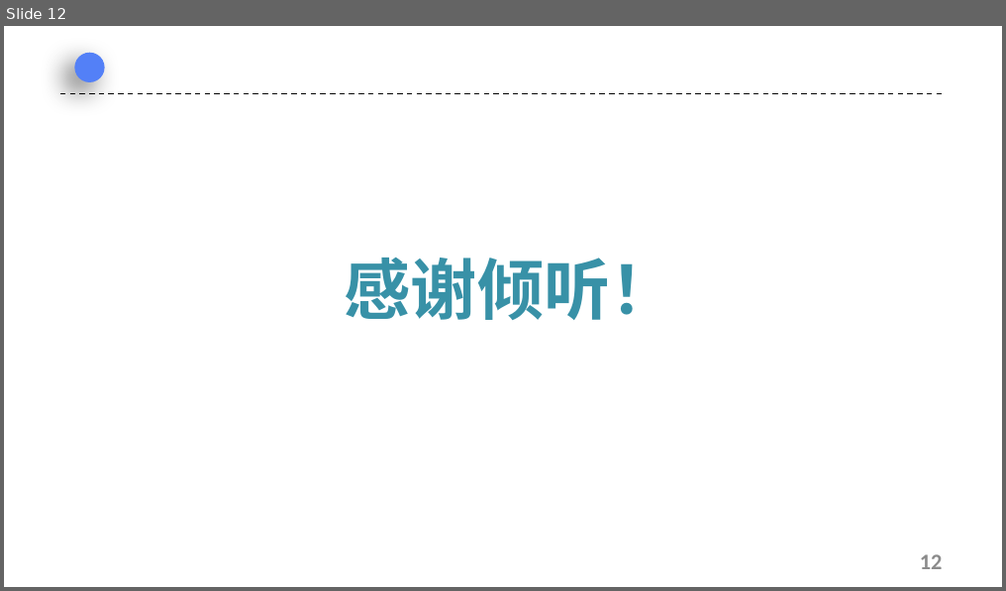
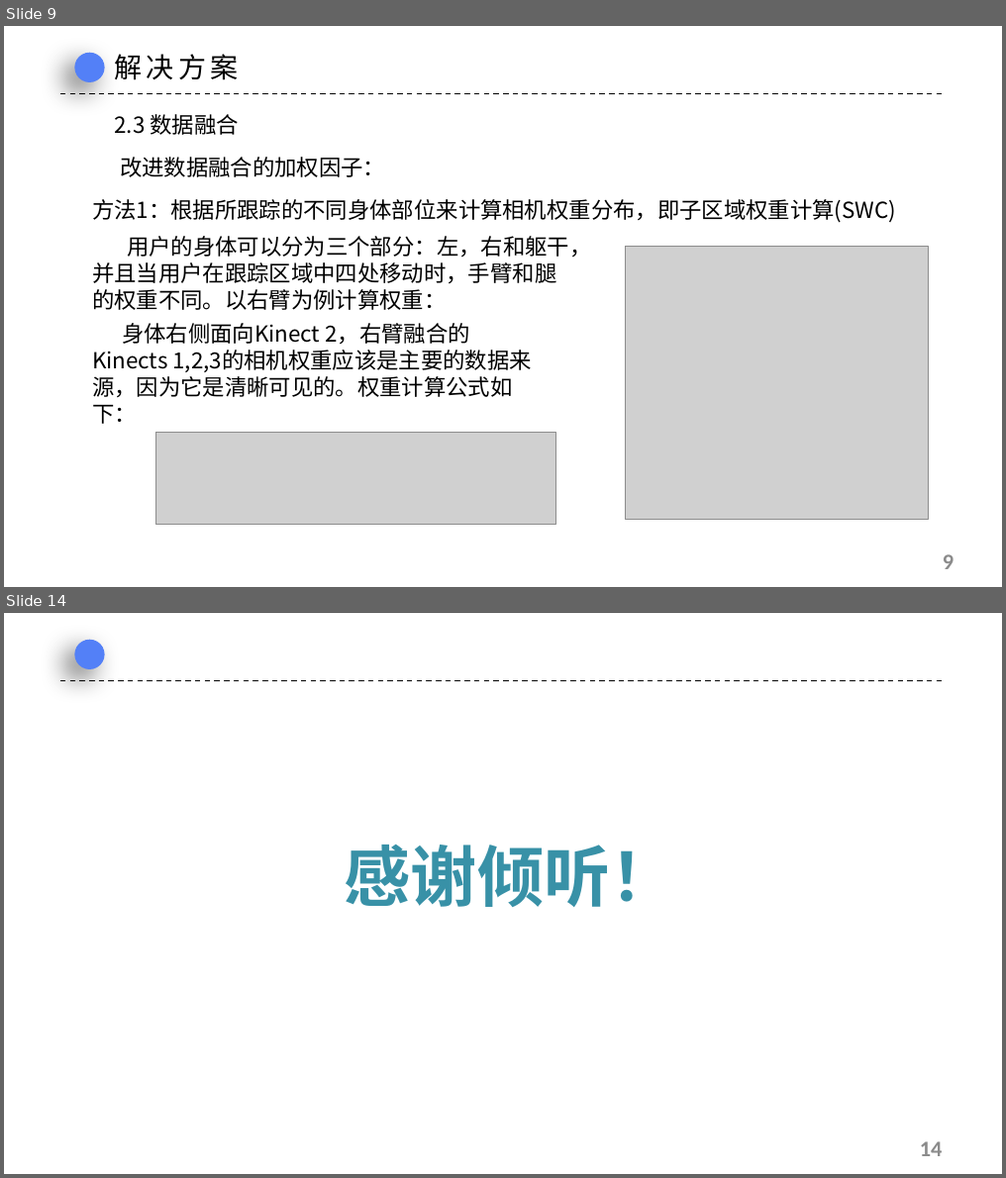
Before and after one commit to urnotmuqi/graphics2019, a slide deck: 21951468张雨薇/读书报告/仅用深度摄像头改善身体和手部追踪.pptx. Shown one above the other, each under a label of ours: slide 12 before the commit, slides 9 and 14 after it; the slides between them are not shown. The pictures are 1006x591 and 1006x1178 pixels, drawn with LibreOffice and Linux fonts; fonts in the diff are those of the drawing; grey boxes stand for pictures; background and template pictures are left out. Boxes give left, top, right and bottom in pixels: in the first picture for what was removed or moved away, otherwise in the second. Text is boxed around its words. In the diff, an @@ line names an element or a change of style, - is before the commit and + after.

```diff
--- a/21951468张雨薇/读书报告/仅用深度摄像头改善身体和手部追踪.pptx
+++ b/21951468张雨薇/读书报告/仅用深度摄像头改善身体和手部追踪.pptx
@@ slide 9 added at (x1=4, y1=26, x2=1002, y2=587), background picture (left out) @@
@@ ellipse added at (x1=75, y1=52, x2=105, y2=81), fill #5380F7 @@
@@ text added at (x1=115, y1=54, x2=239, y2=80), 20 pt, text #000000 @@
+解决方案
@@ line added from (59, 94) to (946, 94), #000000 1 pt dashed @@
@@ text added at (x1=115, y1=114, x2=239, y2=135), 16 pt, text #000000 @@
+2.3 数据融合
@@ text added at (x1=120, y1=157, x2=385, y2=177), 16 pt, text #000000 @@
+改进数据融合的加权因子：
@@ text added at (x1=92, y1=199, x2=896, y2=223), 16 pt, text #000000 @@
+方法1：根据所跟踪的不同身体部位来计算相机权重分布，即子区域权重计算(SWC)
@@ text added at (x1=92, y1=236, x2=591, y2=310), 16 pt, text #000000 @@
+用户的身体可以分为三个部分：左，右和躯干，并且当用户在跟踪区域中四处移动时，手臂和腿的权重不同。以右臂为例计算权重：
@@ picture added at (x1=626, y1=247, x2=928, y2=519) @@
@@ text added at (x1=92, y1=323, x2=532, y2=424), 16 pt, text #000000 @@
+身体右侧面向Kinect 2，右臂融合的Kinects 1,2,3的相机权重应该是主要的数据来源，因为它是清晰可见的。权重计算公式如下：
@@ picture added at (x1=155, y1=433, x2=555, y2=525) @@
@@ page number added at (x1=943, y1=555, x2=953, y2=570), 16 pt, text #8C8C8C, bold @@
+9
@@ what was slide 12 is now slide 14 @@
@@ page number at (x1=920, y1=1142, x2=943, y2=1157): text changed @@
-12
+14
```
Also in this commit, not shown: 10 slides changed, 2 other slides added, 1 slide removed.
